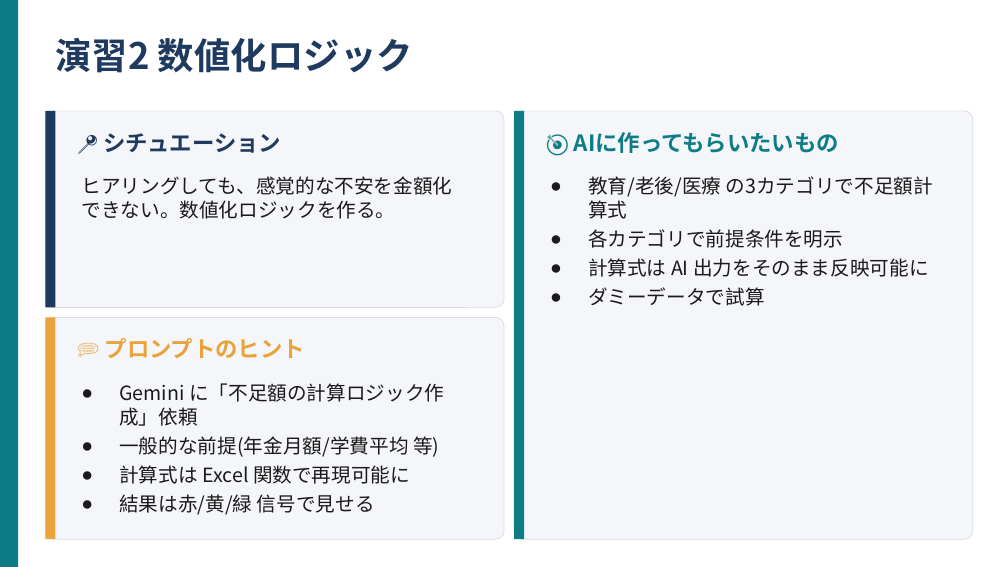
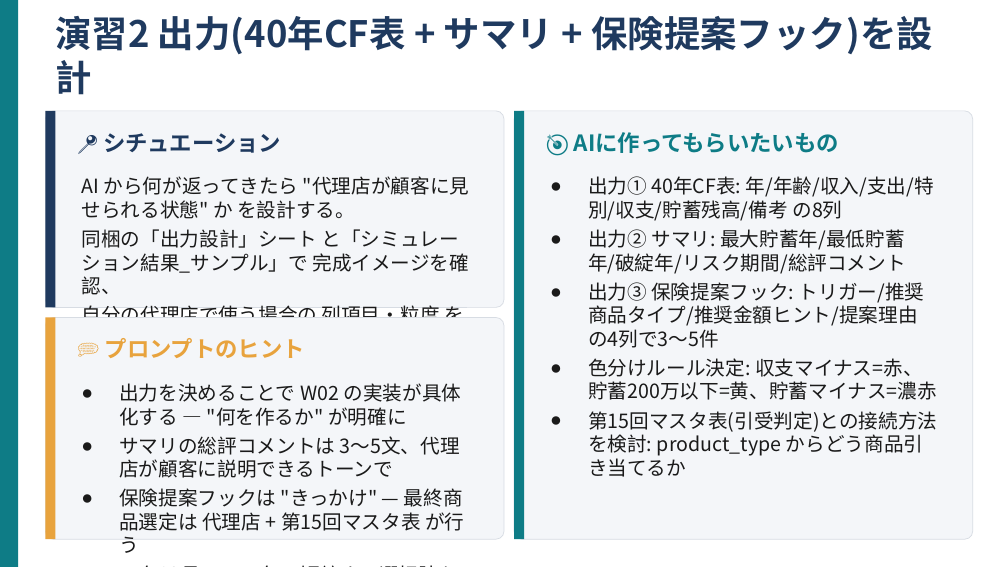
Before and after one commit to kana-story-321/github.io, a slide deck: slide 6 of lecture_pptx/out/s17/ワーク01.pptx. Drawn at 1008x567 pixels with LibreOffice and Linux fonts; fonts in the diff are those of the drawing. Boxes give left, top, right and bottom in pixels: in the first picture for what was removed or moved away, otherwise in the second. Text is boxed around its words. In the diff, an @@ line names an element or a change of style, - is before the commit and + after.

```diff
--- a/lecture_pptx/out/s17/ワーク01.pptx
+++ b/lecture_pptx/out/s17/ワーク01.pptx
@@ text at (55,16,933,95): text changed @@
-演習2 数値化ロジック
+演習2 出力(40年CF表 + サマリ + 保険提案フック)を設計
@@ text at (81,176,469,352): text changed @@
-ヒアリングしても、感覚的な不安を金額化できない。数値化ロジックを作る。
+AI から何が返ってきたら "代理店が顧客に見せられる状態" か を設計する。
+同梱の「出力設計」シート と「シミュレーション結果_サンプル」で 完成イメージを確認、
+自分の代理店で使う場合の 列項目・粒度 を検討する。
@@ text at (588,176,937,477): text changed @@
-● 教育/老後/医療 の3カテゴリで不足額計算式
-● 各カテゴリで前提条件を明示
-● 計算式は AI 出力をそのまま反映可能に
-● ダミーデータで試算
+● 出力① 40年CF表: 年/年齢/収入/支出/特別/収支/貯蓄残高/備考 の8列
+● 出力② サマリ: 最大貯蓄年/最低貯蓄年/破綻年/リスク期間/総評コメント
+● 出力③ 保険提案フック: トリガー/推奨商品タイプ/推奨金額ヒント/提案理由 の4列で3〜5件
+● 色分けルール決定: 収支マイナス=赤、貯蓄200万以下=黄、貯蓄マイナス=濃赤
+● 第15回マスタ表(引受判定)との接続方法を検討: product_type からどう商品引き当てるか
@@ text at (119,383,464,531): text changed @@
-● Gemini に「不足額の計算ロジック作成」依頼
-● 一般的な前提(年金月額/学費平均 等)
-● 計算式は Excel 関数で再現可能に
-● 結果は赤/黄/緑 信号で見せる
+● 出力を決めることで W02 の実装が具体化する — "何を作るか" が明確に
+● サマリの総評コメントは 3〜5文、代理店が顧客に説明できるトーンで
+● 保険提案フックは "きっかけ" — 最終商品選定は 代理店 + 第15回マスタ表 が行う
+● 40年は長い、30年に短縮する選択肢もある(ケース次第で講師が指示)
```
Also in this commit, not shown: 7 other slides changed, 10 other files.
